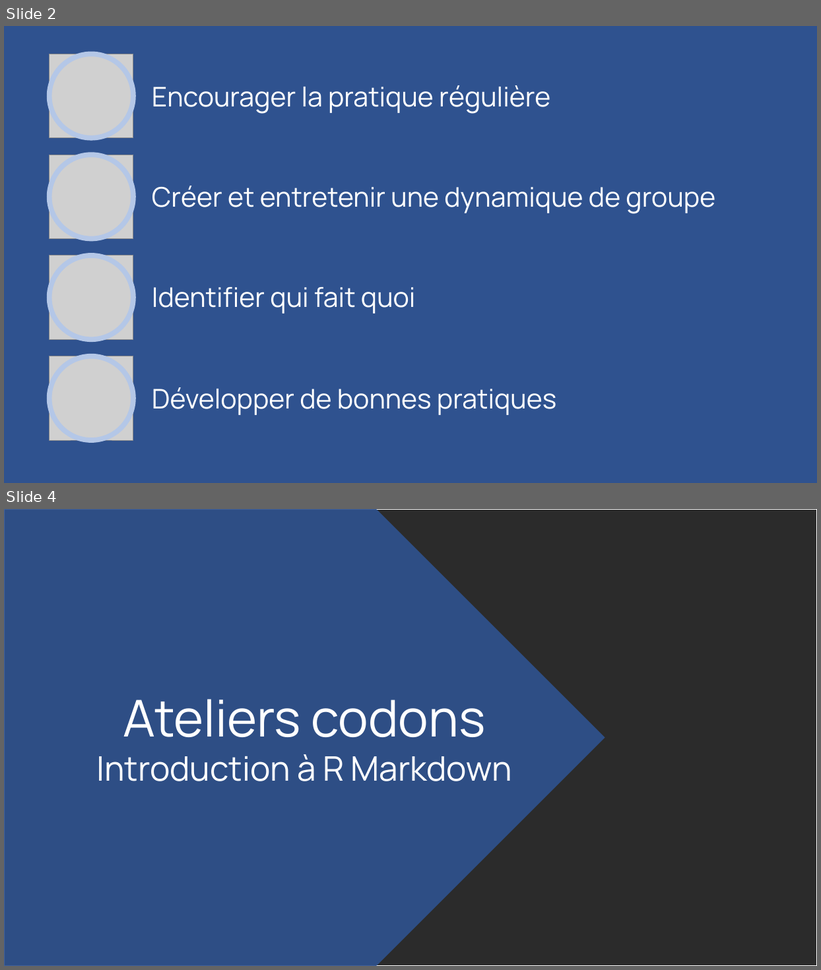
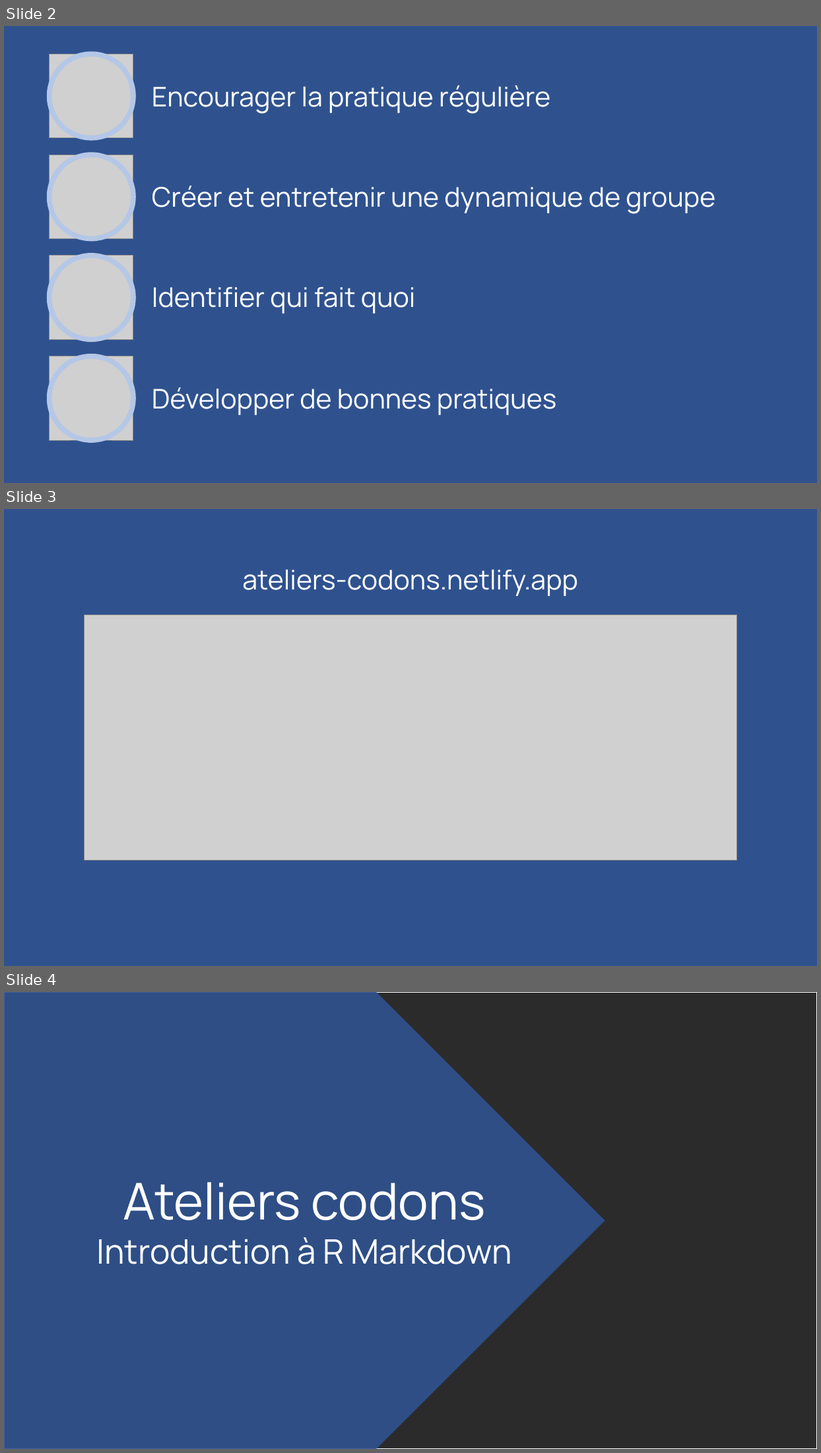
Before and after one commit to codons-blog/ateliers_codons, a slide deck: docs/intro_rmd.pptx. Shown one above the other, each under a label of ours: slides 2 and 4 before the commit, slides 2, 3 and 4 after it; the slides between them are not shown. The pictures are 821x970 and 821x1453 pixels, drawn with LibreOffice and Linux fonts; fonts in the diff are those of the drawing; grey boxes stand for pictures; background and template pictures are left out; a plain dark background stands for a picture behind light text. Boxes give left, top, right and bottom in pixels: in the first picture for what was removed or moved away, otherwise in the second. Text is boxed around its words. In the diff, an @@ line names an element or a change of style, - is before the commit and + after.

Commit message:
update

```diff
--- a/docs/intro_rmd.pptx
+++ b/docs/intro_rmd.pptx
@@ slide 3 added at (x1=4, y1=509, x2=817, y2=966), background #2F528F @@
@@ text added at (x1=242, y1=570, x2=578, y2=596), 32 pt, text #FFFFFF @@
+ateliers-codons.netlify.app
@@ picture added at (x1=85, y1=615, x2=737, y2=861) @@
```
Also in this commit, not shown: 1 slide removed.
